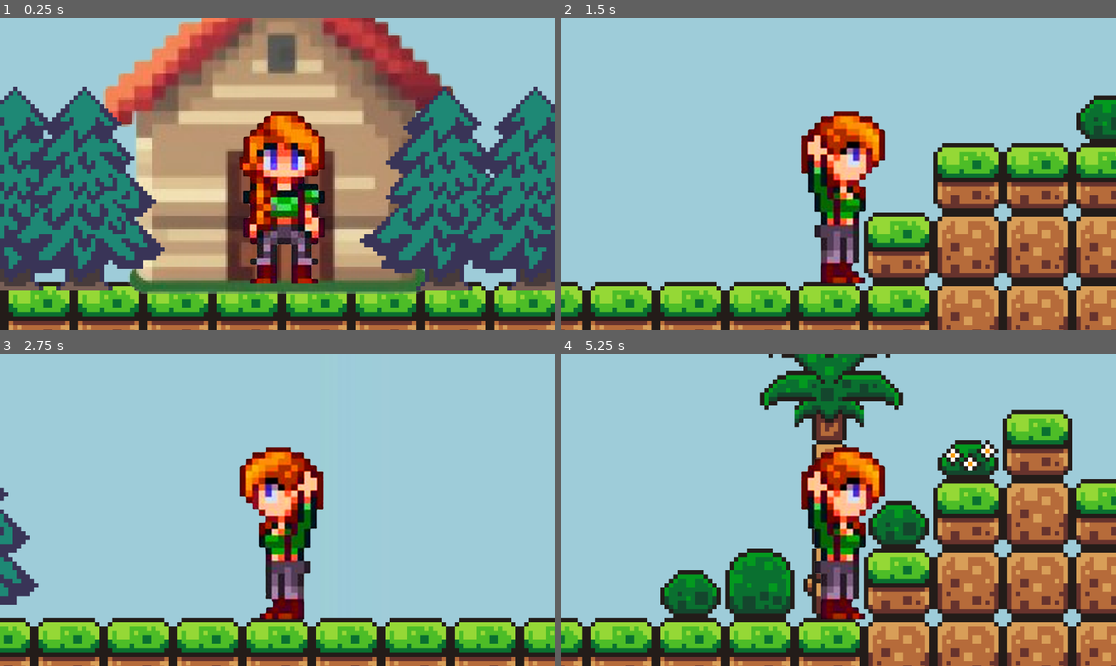
Above: before the commit, frames 1-4 (two rows, left to right).
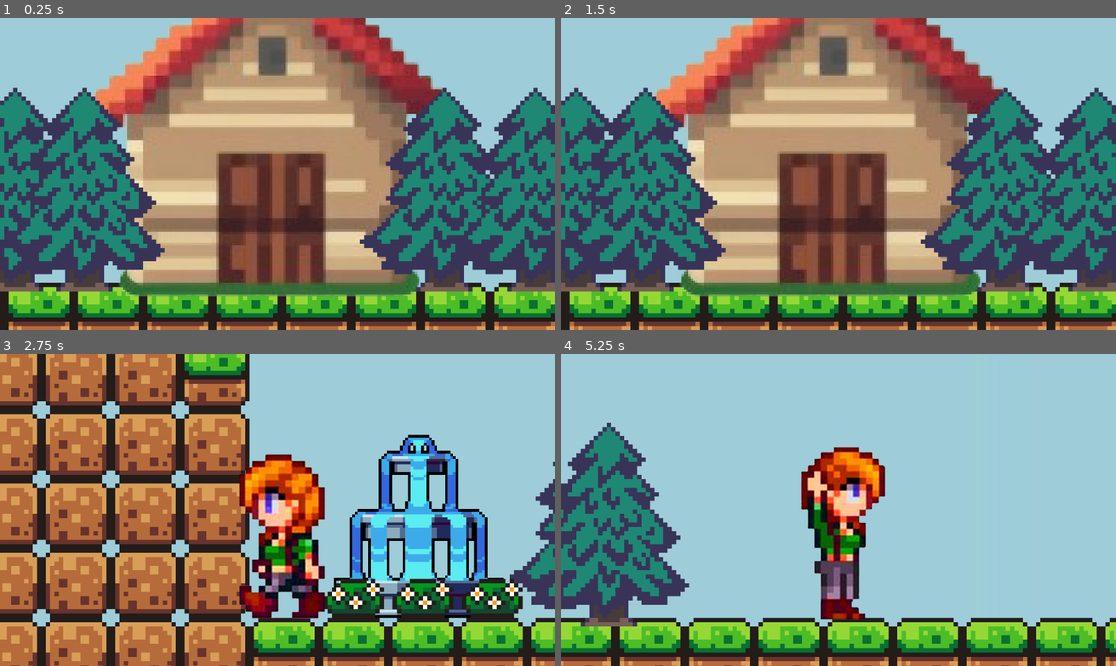
Above: after the commit, the same moments.

Repository: JanaQ123/GodotGame
Game: Godot game, scene res://scenes/level_1.tscn
The game is run twice, just before and just after one commit, with the same random seed, the same clock (stepped at 60 frames per second) and the same inputs. This scene is started directly instead of the project's main scene.
Inputs:
- Up to frame 1 (0.25 s): no input
- Up to frame 2 (1.5 s): tap Enter (ui_accept) at 0.5, 0.77 s; hold Right (ui_right) from 0.53 s (still down)
- Up to frame 3 (2.75 s): tap Enter (ui_accept) at 1.52 s; release Right (ui_right) at 2.03 s; hold Left (ui_left) from 2.03 s (still down)
- Up to frame 4 (5.25 s): release Left (ui_left) at 2.78 s; hold Right (ui_right) 2.78-4.28 s; tap Enter (ui_accept) at 3.02, 3.77, 4.52 s; hold Left (ui_left) 4.28-5.03 s; hold Right (ui_right) from 5.03 s (still down)

The runs differ from the first frame. In frame 1, 25% of the frame differs, in the area x 0-100%, y 0-100%; in frame 2, 82%; in frame 3, 65%; in frame 4, 51%.

Commit message:
cutscene & clouds

Diff:
--- /dev/null
+++ b/clover-game-scene/Scripts/pixel_house.gd
@@ -0,0 +1,10 @@
+extends Sprite2D
+
+@export var player: CharacterBody2D
+
+func _ready() -> void:
+	player.visible = false
+	player.disable_control()
+	await get_tree().create_timer(2).timeout
+	player.visible = true
+	player.can_move = true
--- a/clover-game-scene/scenes/level_1.tscn
+++ b/clover-game-scene/scenes/level_1.tscn
@@ -16,9 +16,9 @@
 [ext_resource type="Texture2D" uid="uid://f721re2y215f" path="res://cloudy skies/Pixel Clouds/Clouds/images/2/blue_2/2.40.png" id="13_x2xxo"]
 [ext_resource type="Texture2D" uid="uid://b3vb3sg86jqy" path="res://cloudy skies/Pixel Clouds/Clouds/images/2/blue_2/2.47.png" id="14_2cbcq"]
 [ext_resource type="Texture2D" uid="uid://c4tlfce2lw3a8" path="res://cloudy skies/Pixel Clouds/Clouds/images/2/blue_2/2.55.png" id="15_isj1j"]
+[ext_resource type="PackedScene" uid="uid://d13r7k63gh0qe" path="res://scenes/pixel_house.tscn" id="16_2cbcq"]
 [ext_resource type="Texture2D" uid="uid://d1qchadnlodhy" path="res://cloudy skies/Pixel Clouds/Clouds/images/2/blue_2/2.67.png" id="16_so66j"]
 [ext_resource type="Texture2D" uid="uid://cijknbaskf7nw" path="res://Brackey's Assets (from video)/sprites/tree_b.png" id="18_x2xxo"]
-[ext_resource type="Texture2D" uid="uid://bcggfsv5v4eug" path="res://Brackey's Assets (from video)/sprites/pixelHouse.png" id="19_2cbcq"]
 
 [sub_resource type="TileSetAtlasSource" id="TileSetAtlasSource_hbghi"]
 texture = ExtResource("1_3hls8")
@@ -430,14 +430,24 @@
 [node name="CollisionPolygon2D" type="CollisionPolygon2D" parent="clouds/cloud9"]
 polygon = PackedVector2Array(0, 0, -3.1999512, -2.399994, 3.1999512, -2.399994, 3.1999512, -2.399994, 6.3999023, -3.199 …(196 unchanged characters)…
 
+[node name="cloud10" type="StaticBody2D" parent="."]
+position = Vector2(2839, -501)
+
+[node name="2_1" type="Sprite2D" parent="cloud10"]
+position = Vector2(108.00002, -33)
+scale = Vector2(2.2727273, 2.2727273)
+texture = ExtResource("11_7nomh")
+
+[node name="CollisionPolygon2D" type="CollisionPolygon2D" parent="cloud10"]
+light_mask = 3
+visibility_layer = 3
+polygon = PackedVector2Array(-1, 0, 10, -12, 19, -19, 26, -22, 29, -26, 35, -32, 43, -32, 53, -23, 61, -23, 68, -24, 74, -37, 80, -39, 90, -41, 95, -47, 100, -50, 109, -65, 118, -75, 128, -78, 141, -77, 148, -70, 155, -55, 154, -48, 170, -25, 183, -25, 198, -12, 205, -8, 212, -5, 1, 0, 0, 0, 0, 0)
+
 [node name="decor" type="Node" parent="."]
 
-[node name="PixelHouse" type="Sprite2D" parent="decor"]
-position = Vector2(-607.87506, -104.415115)
-scale = Vector2(0.51415104, 0.51415104)
-texture = ExtResource("19_2cbcq")
-region_enabled = true
-region_rect = Rect2(387, 24, 159, 168)
+[node name="PixelHouse" parent="decor" node_paths=PackedStringArray("player") instance=ExtResource("16_2cbcq")]
+position = Vector2(-610, -104)
+player = NodePath("../../player")
 
 [node name="fountain" parent="decor" instance=ExtResource("3_1s4pk")]
 z_index = -1
--- /dev/null
+++ b/clover-game-scene/scenes/pixel_house.tscn
@@ -0,0 +1,11 @@
+[gd_scene load_steps=3 format=3 uid="uid://d13r7k63gh0qe"]
+
+[ext_resource type="Texture2D" uid="uid://bcggfsv5v4eug" path="res://Brackey's Assets (from video)/sprites/pixelHouse.png" id="1_e206c"]
+[ext_resource type="Script" uid="uid://d1w8pcdev2v3g" path="res://Scripts/pixel_house.gd" id="2_mrcgl"]
+
+[node name="PixelHouse" type="Sprite2D"]
+scale = Vector2(0.51415104, 0.51415104)
+texture = ExtResource("1_e206c")
+region_enabled = true
+region_rect = Rect2(387, 24, 159, 168)
+script = ExtResource("2_mrcgl")
Not shown, added: clover-game-scene/Scripts/pixel_house.gd.uid
